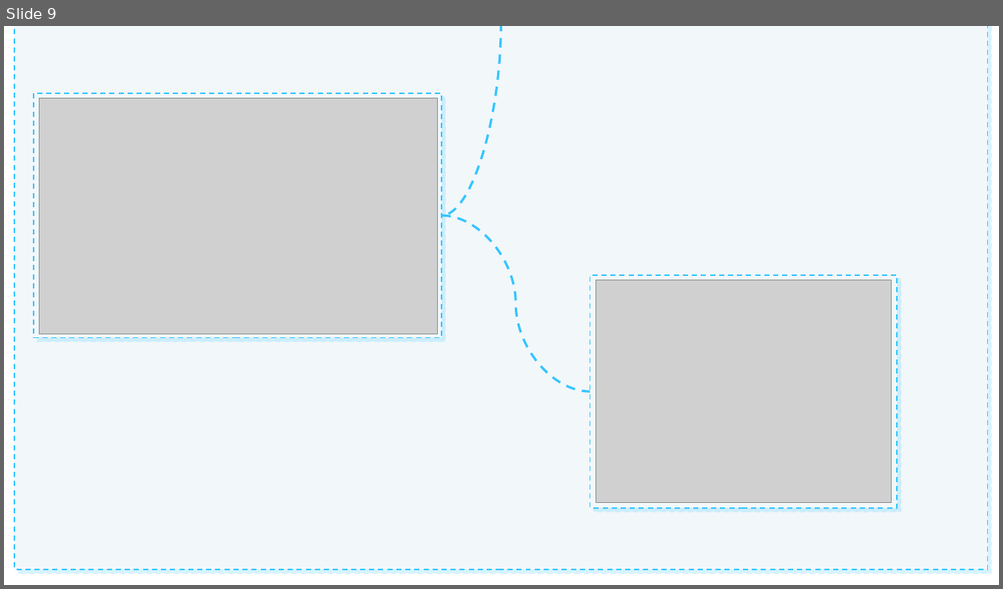
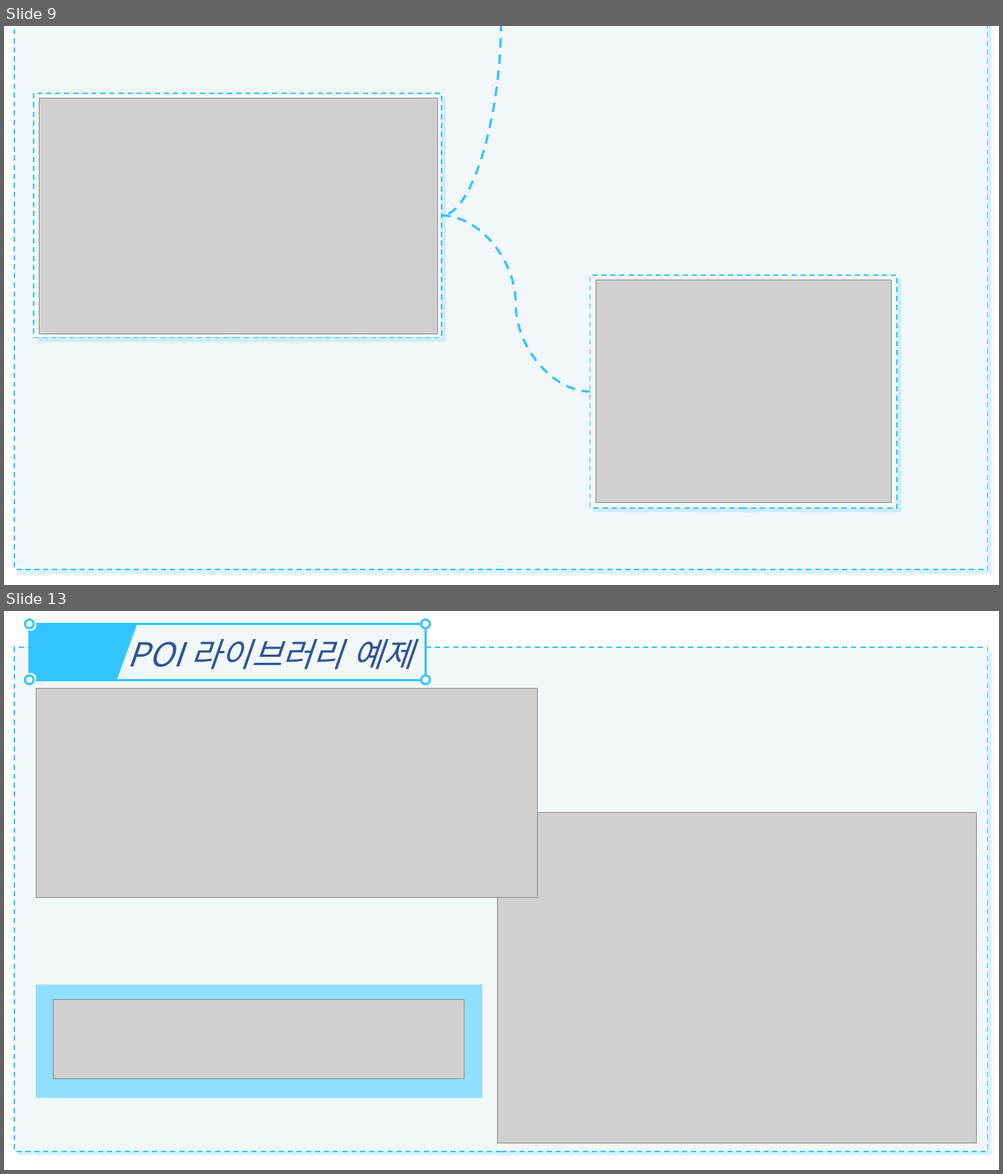
Before and after one commit to 4Mandoos/experiencedPOI, a slide deck: POITest/presentation/2조 POI라이브러리.pptx. Shown one above the other, each under a label of ours: slide 9 before the commit, slides 9 and 13 after it; the slides between them are not shown. The pictures are 1003x589 and 1003x1174 pixels, drawn with LibreOffice and Linux fonts; fonts in the diff are those of the drawing; grey boxes stand for pictures. Boxes give left, top, right and bottom in pixels: in the first picture for what was removed or moved away, otherwise in the second. Text is boxed around its words. In the diff, an @@ line names an element or a change of style, - is before the commit and + after.

```diff
--- a/POITest/presentation/2조 POI라이브러리.pptx
+++ b/POITest/presentation/2조 POI라이브러리.pptx
@@ slide 13 added at (x1=4, y1=611, x2=999, y2=1170), background #FFFFFF @@
@@ group added at (x1=14, y1=619, x2=987, y2=1152): 4 ellipses, 2 rectangles, 1 freeform shape @@
@@ text added at (x1=128, y1=630, x2=412, y2=669), 32 pt, text #2E5496, italic @@
+POI 라이브러리 예제
@@ picture added at (x1=37, y1=689, x2=538, y2=898) @@
@@ picture added at (x1=497, y1=812, x2=976, y2=1144) @@
@@ rectangle added at (x1=36, y1=985, x2=482, y2=1098), fill #8FDFFF @@
@@ picture added at (x1=54, y1=1000, x2=464, y2=1079) @@
```
Also in this commit, not shown: 8 slides changed, 3 other slides added, 2 slides removed.
